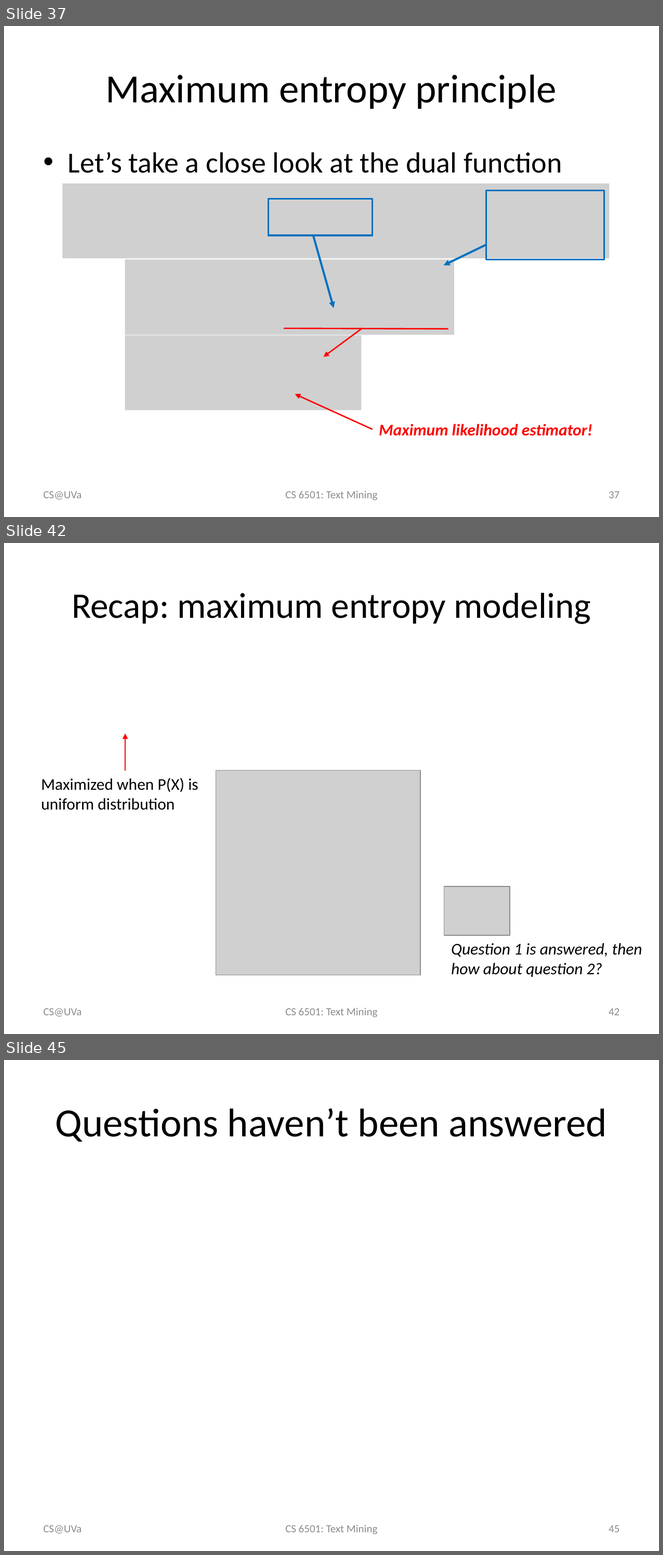
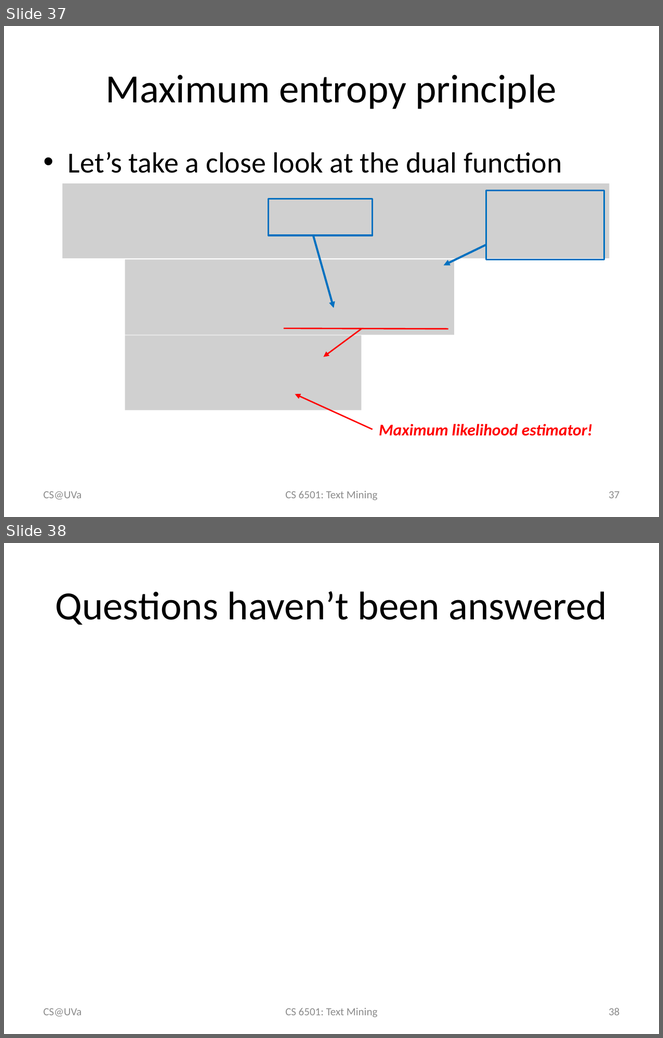
Before and after one commit to wang296/CS6501-Text-Mining, a slide deck: docs/Logistic Regression.pptx. Shown one above the other, each under a label of ours: slides 37, 42 and 45 before the commit, slides 37 and 38 after it; the slides between them are not shown. The pictures are 663x1555 and 663x1038 pixels, drawn with LibreOffice and Linux fonts; fonts in the diff are those of the drawing; grey boxes stand for pictures. Boxes give left, top, right and bottom in pixels: in the first picture for what was removed or moved away, otherwise in the second. Text is boxed around its words. In the diff, an @@ line names an element or a change of style, - is before the commit and + after.

```diff
--- a/docs/Logistic Regression.pptx
+++ b/docs/Logistic Regression.pptx
@@ slide 42 removed at (4,543,659,1034), background #FFFFFF @@
@@ title removed at (72,593,591,624) @@
-Recap: maximum entropy modeling
@@ arrow removed from (125, 770) to (125, 734) @@
@@ picture removed at (216,770,420,975) @@
@@ text removed at (41,778,198,810) @@
-Maximized when P(X) is uniform distribution
@@ picture removed at (444,887,510,936) @@
@@ text removed at (451,943,643,977) @@
-Question 1 is answered, then how about question 2?
@@ text removed at (44,1008,82,1017) @@
-CS@UVa
@@ text removed at (285,1008,377,1018) @@
-CS 6501: Text Mining
@@ page number removed at (609,1008,620,1016) @@
-42
@@ what was slide 45 is now slide 38 @@
@@ page number at (609,1008,620,1016): text changed @@
-45
+38
```
Also in this commit, not shown: 1 slide changed, 10 other slides removed, 7 other files.
